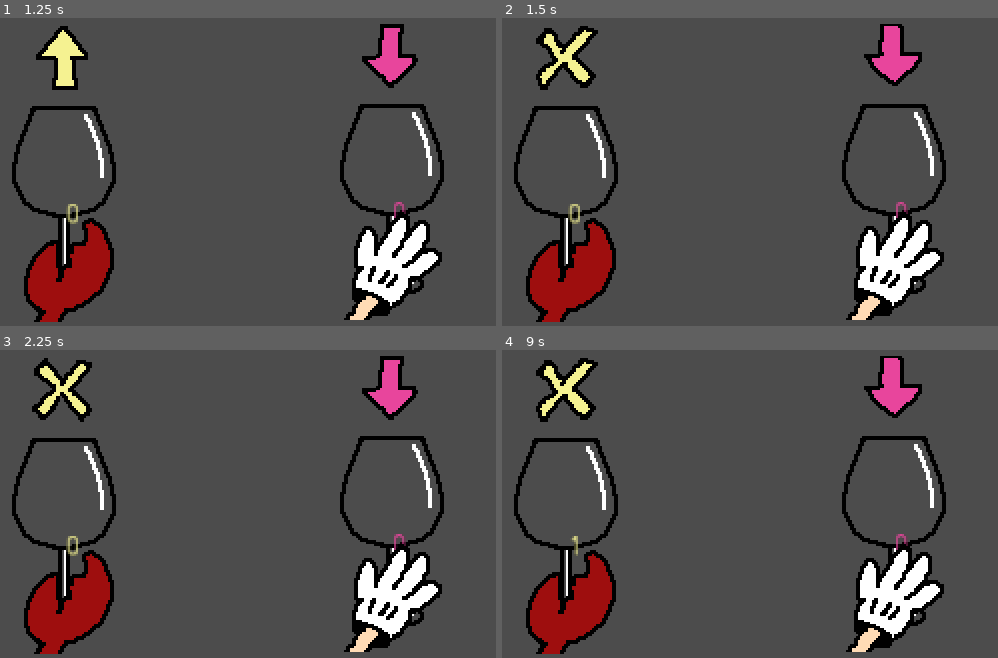
Above: before the commit, frames 1-4 (two rows, left to right).
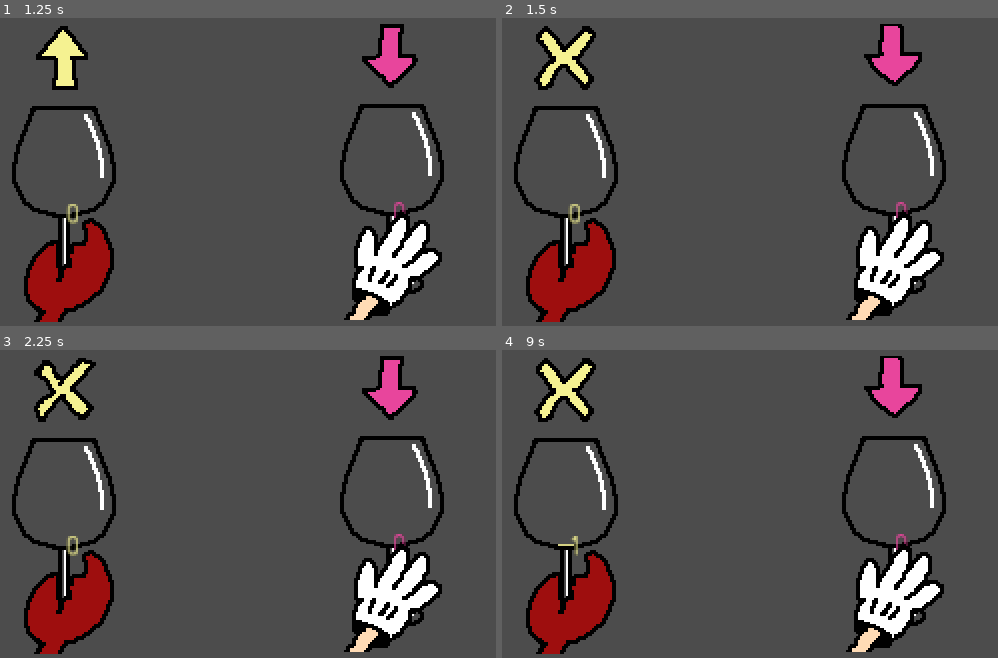
Above: after the commit, the same moments.

Repository: fabian-bubla/Leberolympiade
Game: Godot game, scene res://assets/StartScreen/StartScreen.tscn
Two runs of this game, one before a commit and one after it. Both use one fixed random seed, a clock stepped at 60 frames per second and the inputs below. Sound files missing from this copy of the repository are replaced by a short silence.
Inputs (mouse positions are in pixels of both pictures, inside the frame that each line leads up to):
- Up to frame 1 (1.25 s): click "Grape-Off" at 0.5 s
- Up to frame 2 (1.5 s): tap Enter (ui_accept) at 1.25 s; move the mouse to (859, 128) at 1.27 s; hold Right (ui_right) from 1.28 s (still down); click (859, 128) at 1.42 s
- Up to frame 3 (2.25 s): tap Enter (ui_accept) at 1.52 s; release Right (ui_right) at 2 s; drag from (89, 494) to (188, 550) at 2.02 s
- Up to frame 4 (9 s): move the mouse to (784, 399) at 2.77 s; hold Right (ui_right) 2.78-3.5 s; drag from (690, 550) to (526, 423) at 3.52 s; move the mouse to (913, 531) at 4.27 s; hold Left (ui_left) 4.28-5 s; tap Enter (ui_accept) at 4.52, 7.52 s; drag from (526, 423) to (626, 386) at 5.02 s; move the mouse to (750, 479) at 5.77 s; hold Down (ui_down) 5.78-6.5 s; click (750, 479) at 5.92 s; drag from (626, 386) to (591, 494) at 6.52 s; move the mouse to (859, 460) at 7.27 s; hold Up (ui_up) 7.28-8 s; drag from (591, 494) to (690, 550) at 8.02 s; move the mouse to (784, 399) at 8.77 s; hold Down (ui_down) from 8.78 s (still down)

Frame 1 is identical in both runs. In frame 2, 0.5% of the frame differs, in the area x 6-20%, y 2-24%; in frame 3, 0.4%; in frame 4, 0.5%, in the area x 6-20%, y 2-64%.

Commit message:
wineglass block upgrades

Diff:
--- a/assets/GameEvents/GameEvents.gd
+++ b/assets/GameEvents/GameEvents.gd
@@ -1,3 +1,4 @@
 extends Node
 
 signal block_all_players_input(block_flag)
+signal attack_launched (who)
--- a/assets/StartScreen/StartScreen.tscn
+++ b/assets/StartScreen/StartScreen.tscn
@@ -32,7 +32,6 @@
 stream = ExtResource( 2 )
 volume_db = -80.0
 pitch_scale = 0.78
-autoplay = true
 
 [node name="Tween" type="Tween" parent="."]
 
--- a/assets/Stats/Stats.gd
+++ b/assets/Stats/Stats.gd
@@ -1,7 +1,7 @@
 extends Node
 
 
-var max_score = 40
+var max_score = 30
 var Sprite_idx_list = range(0,17)
 var Sprite_idx_already_in_use = []
 func _ready():
--- a/assets/WineGlass/WineGlass.gd
+++ b/assets/WineGlass/WineGlass.gd
@@ -15,7 +15,7 @@
 export var player_color_key = 0
 export var drink_alpha = 'cc'
 var input_blocked = false
-
+var block_prompt = false
 var player_color_dict = {
 	0: "6e0022",
 	1: "f6f392",
@@ -30,24 +30,32 @@
 	1: "ui_right",
 	2: "ui_up",
 	3: "ui_down",
+	4: "ui_attack",
+	5: "ui_block",
 	},
 	{
 	0: "button_left",
 	1: "button_right",
 	2: "button_up",
 	3: "button_down",
+	4: "button_attack",
+	5: "button_block",
 	},
 	{
 	0: "1ui_left",
 	1: "1ui_right",
 	2: "1ui_up",
 	3: "1ui_down",
+	4: "1ui_attack",
+	5: "1ui_block",
 	},
 	{
 	0: "1button_left",
 	1: "1button_right",
 	2: "1button_up",
 	3: "1button_down",
+	4: "1button_attack",
+	5: "1button_block",
 	}
 ]
 
@@ -55,6 +63,7 @@
 
 func _ready():
 	GameEvents.connect("block_all_players_input", self,"_on_block_all_players_input")
+	GameEvents.connect("attack_launched", self, "_on_attack_launched")
 	randomize()
 	generate_arrow_presses()
 	modulate_all_assets(player_color_dict[player_color_key])
@@ -65,14 +74,29 @@
 
 
 func _process(_delta):
+
+	if block_prompt:
+		if Input.is_action_just_pressed('blockPLACEHOLDER'):
+			pass
+			#remove block prompt
+			#block_prompt = false
+		else:
+			for i in int_button_dict.values().slice(0,-2):#IDEA IS THAT any other button than block! RECHCECK
+				if Input.is_action_just_pressed(i):
+					pass
+					#punish player
+					#remove block_prompt
+
 	#LEFT CHECK
-	if !input_blocked:
+	elif !input_blocked:
 		#IS the Input pressed for the left side?
-		for i in int_button_dict.values():
+		for i in int_button_dict.values().slice(0,-2): #for all buttons but last, so attack button
+
 			#which of the buttons of the left side where pressed iterate
 			if Input.is_action_just_pressed(i):
 				var next_press = int_button_dict[Input_left[0]]
 				#is the next necessary press among them then:
+
 				if Input.is_action_just_pressed(next_press):
 					input_accomplished.append(Input_left.pop_front())
 					increment()
@@ -81,6 +105,11 @@
 					you_pressed_wrong_button()
 					pass
 
+	if Input.is_action_just_pressed(int_button_dict.values()[4]):
+		if combo_meter > 5:
+			GameEvents.emit_signal("attack_launched", self)
+			pass
+		pass
 	#interpolate amount of wine in Glass each frame
 	$Tween.interpolate_property($Wine, 'margin_bottom', $Wine.margin_bottom,wine_fill_value,0.1,Tween.TRANS_LINEAR,Tween.EASE_IN)
 	$Tween.start()
@@ -179,3 +208,14 @@
 func _on_block_all_players_input():
 	self.input_blocked = true
 	pass
+
+func _on_attack_launched(who):
+	if who == self:
+		pass #do nothing
+	else:
+		queue_block_prompt()
+
+func queue_block_prompt():
+	block_prompt = true
+	block_prompt.visible = true
+	pass
--- a/assets/WineGlass/WineGlass.tscn
+++ b/assets/WineGlass/WineGlass.tscn
@@ -8,8 +8,11 @@
 [ext_resource path="res://assets/_Arrows/Arrows.tres" type="SpriteFrames" id=6]
 [ext_resource path="res://assets/Hands/Hands01.png" type="Texture" id=7]
 [ext_resource path="res://assets/Hands/HandSprite.gd" type="Script" id=8]
+[ext_resource path="res://assets/WineGlass/ColorReference01.png" type="Texture" id=9]
 
-[node name="WineGlass" type="Node2D"]
+[node name="WineGlass" type="Node2D" groups=[
+"WineGlasses",
+]]
 script = ExtResource( 5 )
 Control_Scheme = 1
 
@@ -18,7 +21,6 @@
 position = Vector2( 0, -72 )
 frames = ExtResource( 6 )
 animation = "X"
-frame = 2
 playing = true
 
 [node name="Wine" type="Control" parent="."]
@@ -67,3 +69,7 @@
 script = ExtResource( 8 )
 
 [node name="Arrows" parent="." instance=ExtResource( 3 )]
+
+[node name="BlockPrompt" type="Sprite" parent="."]
+visible = false
+texture = ExtResource( 9 )
--- /dev/null
+++ b/default_bus_layout.tres
@@ -0,0 +1,4 @@
+[gd_resource type="AudioBusLayout" format=2]
+
+[resource]
+bus/0/mute = true
--- a/project.godot
+++ b/project.godot
@@ -119,6 +119,11 @@
 "events": [ Object(InputEventKey,"resource_local_to_scene":false,"resource_name":"","device":0,"alt":false,"shift":false,"control":false,"meta":false,"command":false,"pressed":false,"scancode":16777217,"unicode":0,"echo":false,"script":null)
  ]
 }
+ui_attack={
+"deadzone": 0.5,
+"events": [ Object(InputEventJoypadButton,"resource_local_to_scene":false,"resource_name":"","device":0,"button_index":10,"pressure":0.0,"pressed":false,"script":null)
+ ]
+}
 button_left={
 "deadzone": 0.5,
 "events": [ Object(InputEventJoypadButton,"resource_local_to_scene":false,"resource_name":"","device":0,"button_index":2,"pressure":0.0,"pressed":false,"script":null)
@@ -139,6 +144,11 @@
 "events": [ Object(InputEventJoypadButton,"resource_local_to_scene":false,"resource_name":"","device":0,"button_index":0,"pressure":0.0,"pressed":false,"script":null)
  ]
 }
+button_attack={
+"deadzone": 0.5,
+"events": [ Object(InputEventJoypadButton,"resource_local_to_scene":false,"resource_name":"","device":0,"button_index":11,"pressure":0.0,"pressed":false,"script":null)
+ ]
+}
 1ui_left={
 "deadzone": 0.5,
 "events": [ Object(InputEventJoypadButton,"resource_local_to_scene":false,"resource_name":"","device":1,"button_index":14,"pressure":0.0,"pressed":false,"script":null)
@@ -159,6 +169,11 @@
 "events": [ Object(InputEventJoypadButton,"resource_local_to_scene":false,"resource_name":"","device":1,"button_index":13,"pressure":0.0,"pressed":false,"script":null)
  ]
 }
+1ui_attack={
+"deadzone": 0.5,
+"events": [ Object(InputEventJoypadButton,"resource_local_to_scene":false,"resource_name":"","device":1,"button_index":10,"pressure":0.0,"pressed":false,"script":null)
+ ]
+}
 1button_left={
 "deadzone": 0.5,
 "events": [ Object(InputEventJoypadButton,"resource_local_to_scene":false,"resource_name":"","device":1,"button_index":2,"pressure":0.0,"pressed":false,"script":null)
@@ -179,6 +194,11 @@
 "events": [ Object(InputEventJoypadButton,"resource_local_to_scene":false,"resource_name":"","device":1,"button_index":0,"pressure":0.0,"pressed":false,"script":null)
  ]
 }
+1button_attack={
+"deadzone": 0.5,
+"events": [ Object(InputEventJoypadButton,"resource_local_to_scene":false,"resource_name":"","device":1,"button_index":11,"pressure":0.0,"pressed":false,"script":null)
+ ]
+}
 
 [physics]
 
Not shown: 1 places in assets/WineGlass/WineGlass.tscn that only renumber resources
